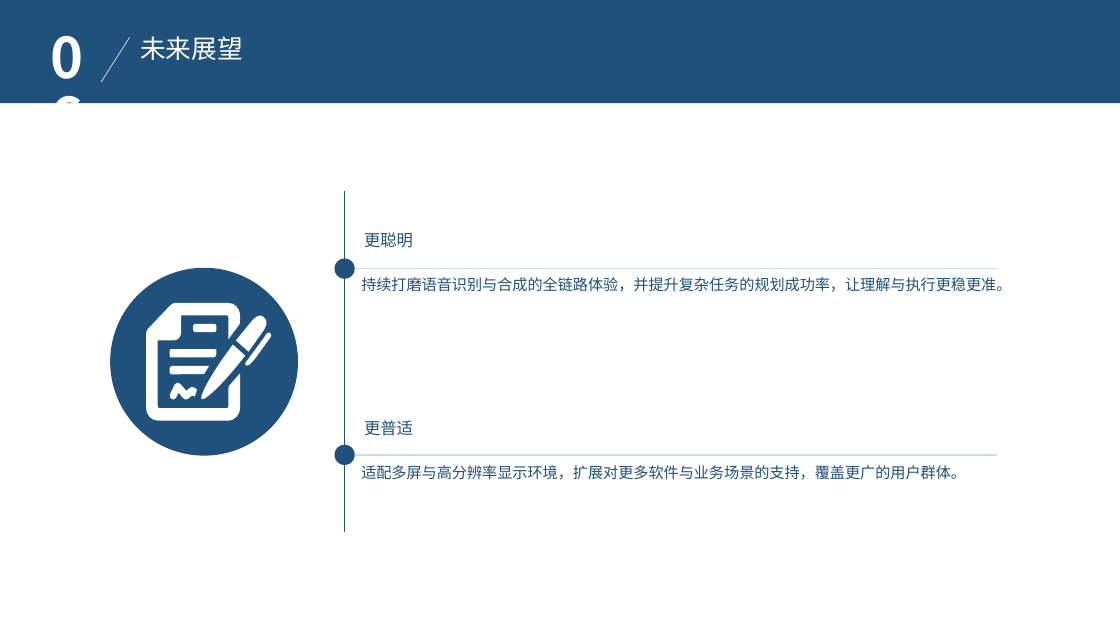
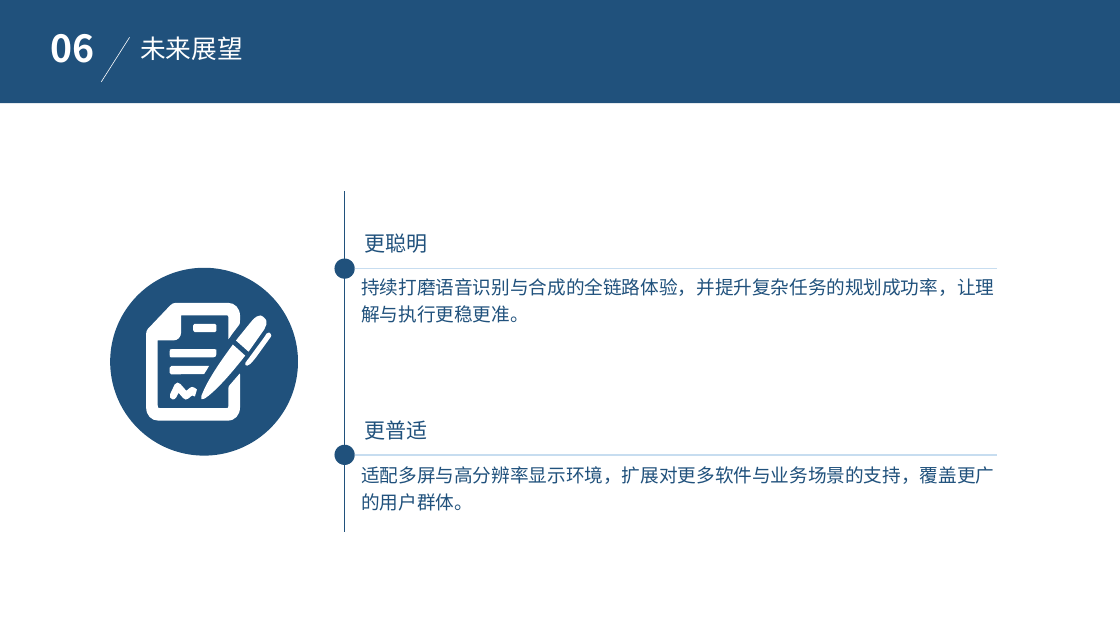
Before and after one commit to eicon-xyz/Fuzzy-Visual-Assisted-Question-Answering-System, a slide deck: slide 27 of 项目文档/答辩PPT/HAJIMI-答辩PPT-模板版.pptx. Drawn at 1120x630 pixels with LibreOffice and Linux fonts; fonts in the diff are those of the drawing; background and template pictures are left out. Boxes give left, top, right and bottom in pixels: in the first picture for what was removed or moved away, otherwise in the second. Text is boxed around its words. In the diff, an @@ line names an element or a change of style, - is before the commit and + after.

```diff
--- a/项目文档/答辩PPT/HAJIMI-答辩PPT-模板版.pptx
+++ b/项目文档/答辩PPT/HAJIMI-答辩PPT-模板版.pptx
@@ text "06" at (51, 34, 95, 63): size 48 to 32 pt; alignment justified to left @@
@@ text "更聪明" at (364, 233, 427, 253): size 14 to 18 pt @@
@@ text "持续打磨语音识别与合成的全链路体验，并提升复杂任务的规划成功率，让理解与执行更稳更准。" at (361, 278, 994, 323): size 13 to 16 pt; alignment justified to left @@
@@ text "更普适" at (364, 420, 427, 440): size 14 to 18 pt @@
@@ text "适配多屏与高分辨率显示环境，扩展对更多软件与业务场景的支持，覆盖更广的用户群体。" at (361, 466, 994, 511): size 13 to 16 pt; alignment justified to left @@
```
Also in this commit, not shown: 15 other slides changed, 8 other files.
